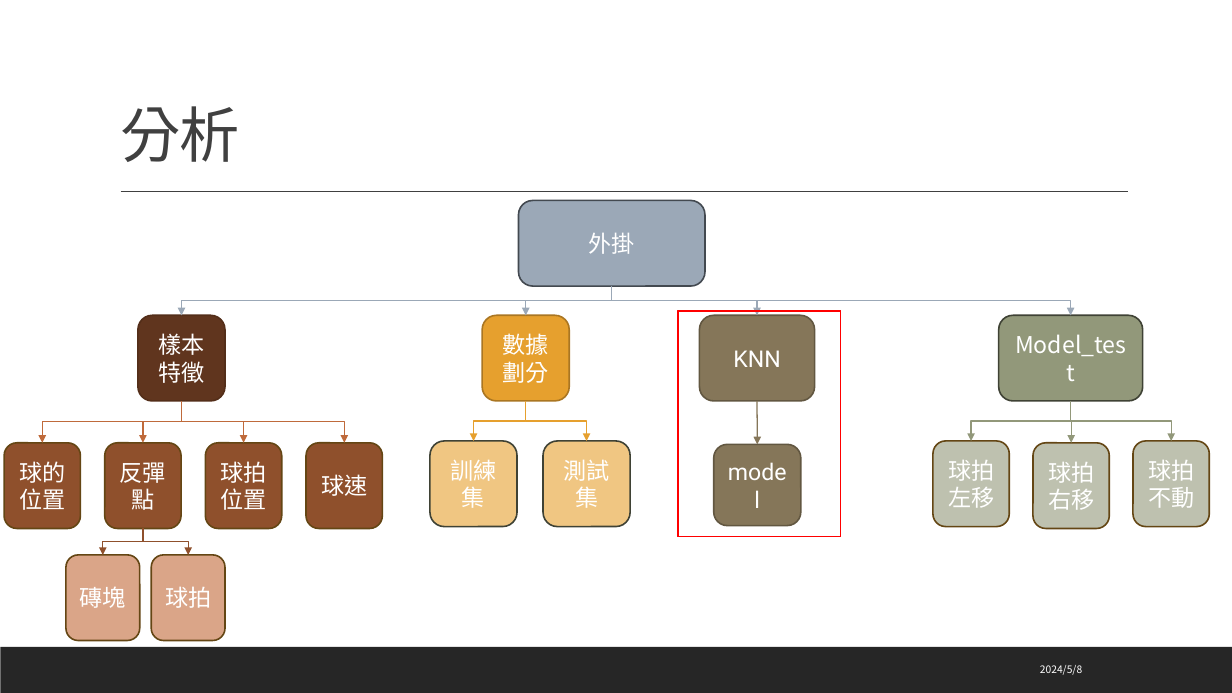
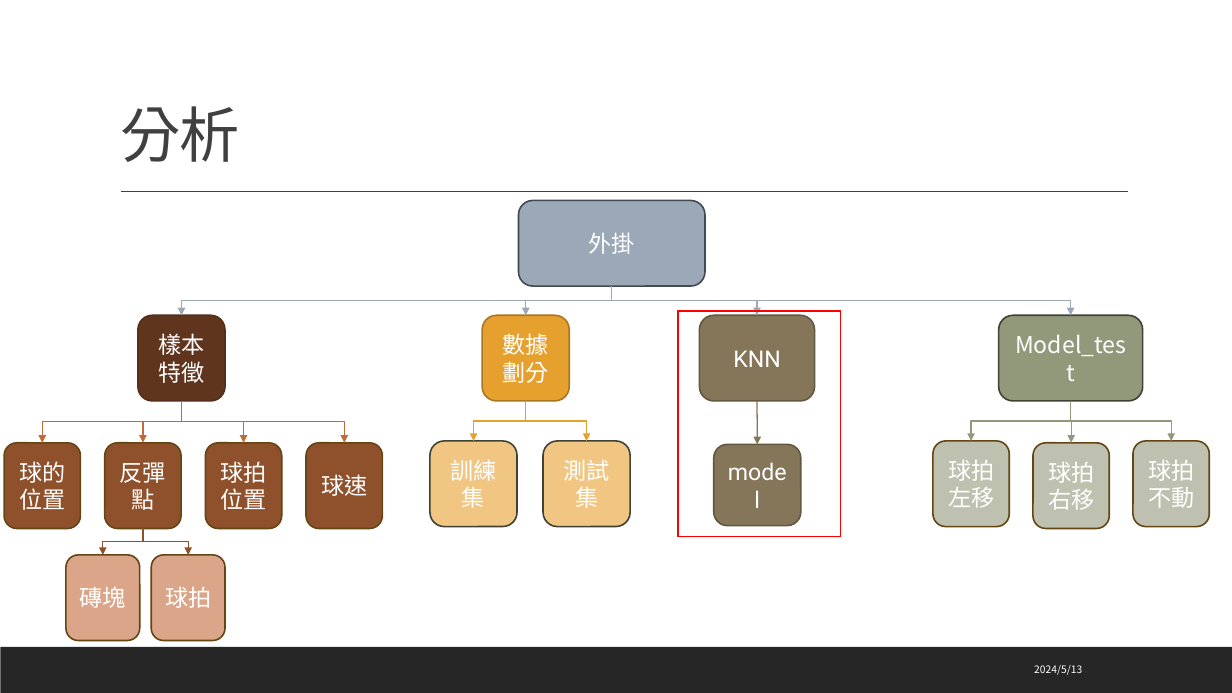
Before and after one commit to C110112103/machineLearningTeam, a slide deck: slide 4 of breakbox/打磚塊20240508 (補充).pptx. Drawn at 1232x693 pixels with LibreOffice and Linux fonts; fonts in the diff are those of the drawing. Boxes give left, top, right and bottom in pixels: in the first picture for what was removed or moved away, otherwise in the second. Text is boxed around its words. In the diff, an @@ line names an element or a change of style, - is before the commit and + after.

```diff
--- a/breakbox/打磚塊20240508 (補充).pptx
+++ b/breakbox/打磚塊20240508 (補充).pptx
@@ text at box(1034, 665, 1082, 675): text changed @@
-2024/5/8
+2024/5/13
```
Also in this commit, not shown: 6 other slides changed, 3 slides added.
